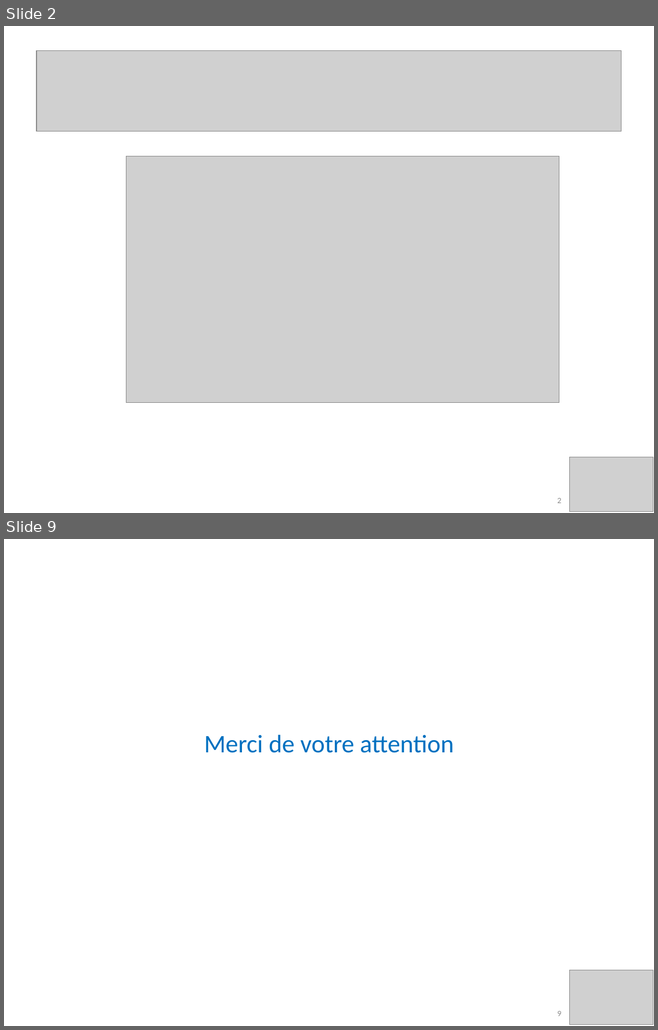
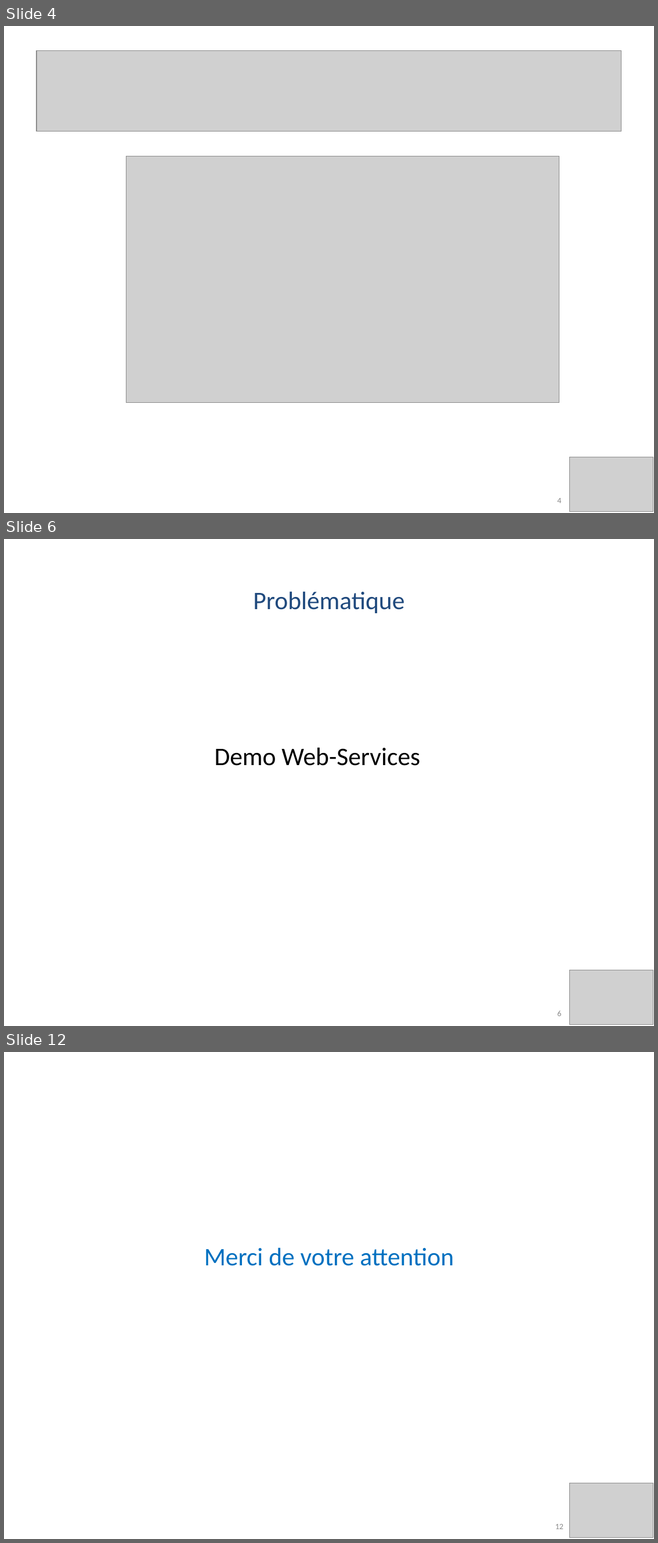
Before and after one commit to PierreSQS/Mubiz, a slide deck: Documents/Soutenance_Final_Pierre_et_Odile-20170314.pptx. Shown one above the other, each under a label of ours: slides 2 and 9 before the commit, slides 4, 6 and 12 after it; the slides between them are not shown. The pictures are 658x1030 and 658x1543 pixels, drawn with LibreOffice and Linux fonts; fonts in the diff are those of the drawing; grey boxes stand for pictures; background and template pictures are left out. Boxes give left, top, right and bottom in pixels: in the first picture for what was removed or moved away, otherwise in the second. Text is boxed around its words. In the diff, an @@ line names an element or a change of style, - is before the commit and + after.

```diff
--- a/Documents/Soutenance_Final_Pierre_et_Odile-20170314.pptx
+++ b/Documents/Soutenance_Final_Pierre_et_Odile-20170314.pptx
@@ slide 6 added at [4,539,654,1026], background #FFFFFF; not listed: 1 template element that a slide beside it also shows @@
@@ text added at [253,591,404,613], 28 pt, text #1F497D @@
+Problématique
@@ text added at [215,747,420,766], 28 pt, text #000000 @@
+Demo Web-Services
@@ picture added at [569,971,652,1025] @@
@@ what was slide 2 is now slide 4 @@
@@ page number at [557,498,561,503]: text changed @@
-2
+4
@@ what was slide 9 is now slide 12 @@
@@ page number at [555,1524,563,1529]: text changed @@
-9
+12
```
Also in this commit, not shown: 3 slides changed, 6 other slides added, 4 slides removed.
